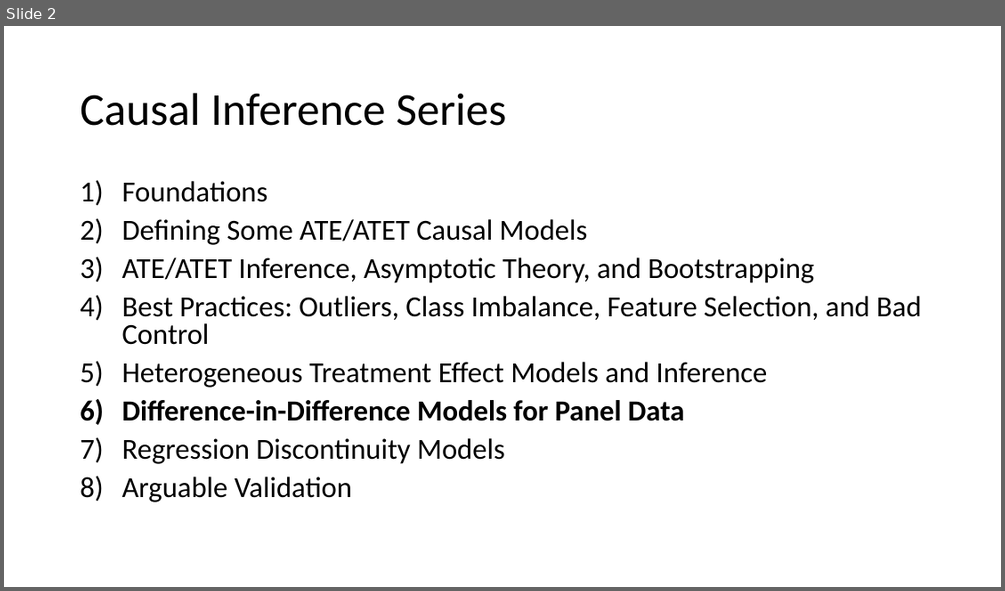
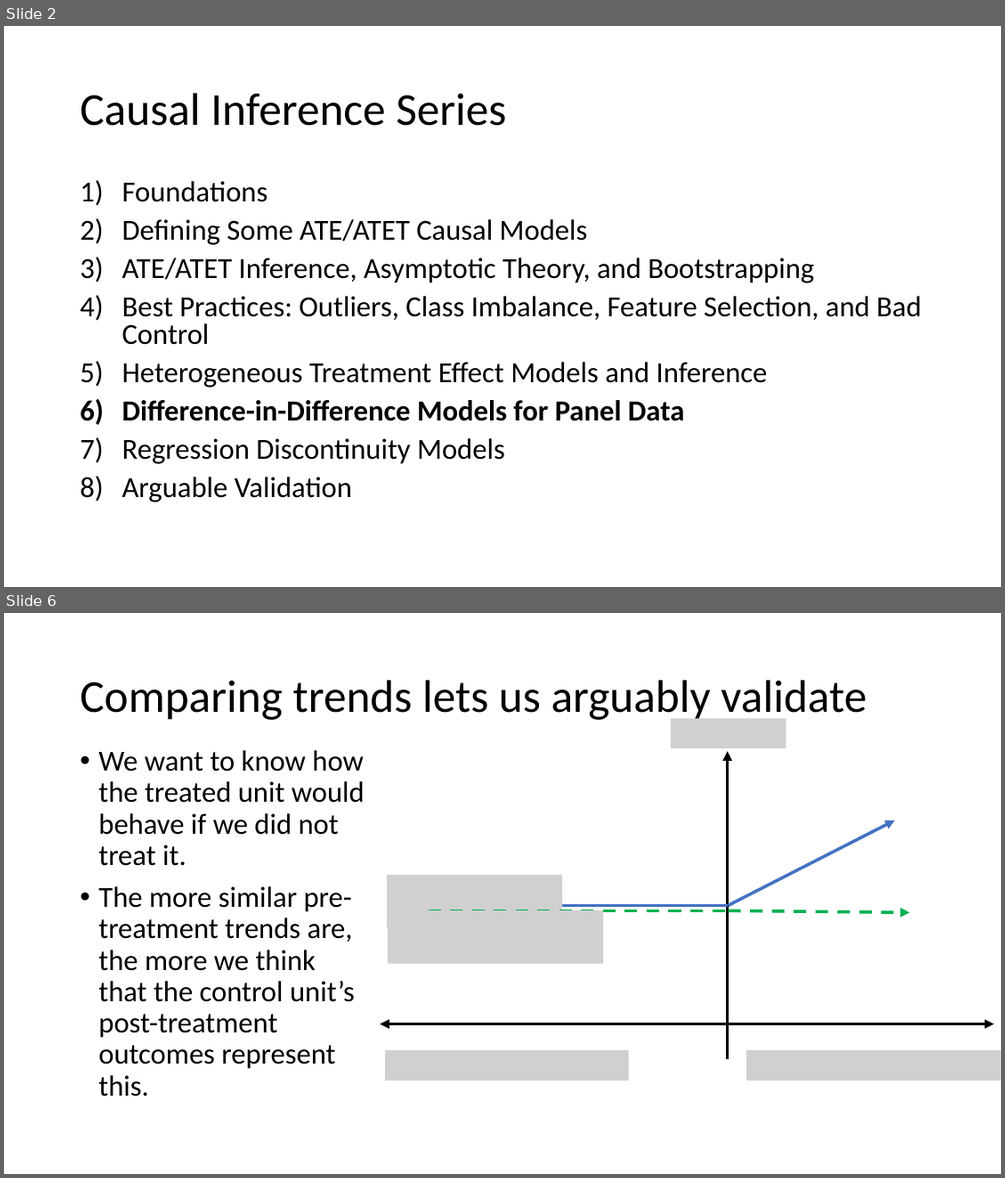
Before and after one commit to shoepaladin/causalinference_crashcourse, a slide deck: Powerpoints/6 DiffnDiff (WIP).pptx. Shown one above the other, each under a label of ours: slide 2 before the commit, slides 2 and 6 after it; the slides between them are not shown. The pictures are 1005x591 and 1005x1178 pixels, drawn with LibreOffice and Linux fonts; fonts in the diff are those of the drawing; grey boxes stand for pictures. Boxes give left, top, right and bottom in pixels: in the first picture for what was removed or moved away, otherwise in the second. Text is boxed around its words. In the diff, an @@ line names an element or a change of style, - is before the commit and + after.

```diff
--- a/Powerpoints/6 DiffnDiff (WIP).pptx
+++ b/Powerpoints/6 DiffnDiff (WIP).pptx
@@ slide 6 added at box(4, 613, 1001, 1174), background #FFFFFF @@
@@ title added at box(80, 680, 866, 722), 44 pt, text #000000 @@
+Comparing trends lets us arguably validate
@@ picture added at box(671, 718, 785, 748) @@
@@ text added at box(98, 750, 364, 1096), 28 pt, text #000000 @@
+• We want to know how the treated unit would behave if we did not treat it.
+• The more similar pre-treatment trends are, the more we think that the control unit’s post-treatment outcomes represent this.
@@ arrow added from (728, 1060) to (728, 751), #000000 3 pt @@
@@ arrow added from (728, 906) to (895, 820), #4472C4 3 pt @@
@@ picture added at box(387, 875, 563, 928) @@
@@ line added from (428, 906) to (728, 906), #4472C4 3 pt @@
@@ picture added at box(388, 910, 604, 964) @@
@@ line added from (428, 910) to (728, 910), #00B050 3 pt dashed @@
@@ arrow added from (728, 910) to (909, 912), #00B050 3 pt dashed @@
@@ double arrow added from (994, 1024) to (380, 1024), #000000 3 pt @@
@@ picture added at box(386, 1051, 629, 1080) @@
@@ picture added at box(746, 1051, 1001, 1080) @@
```
Also in this commit, not shown: 2 slides changed, 22 other slides added, 3 other files.
